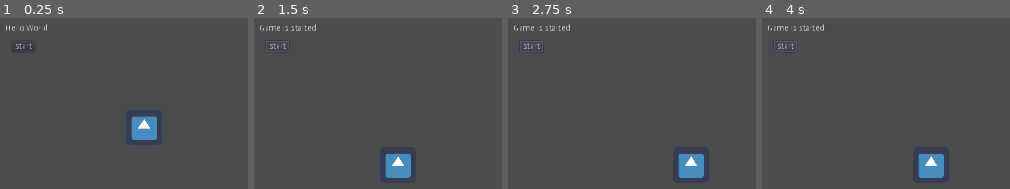
Above: before the commit, frames 1-4 (left to right).
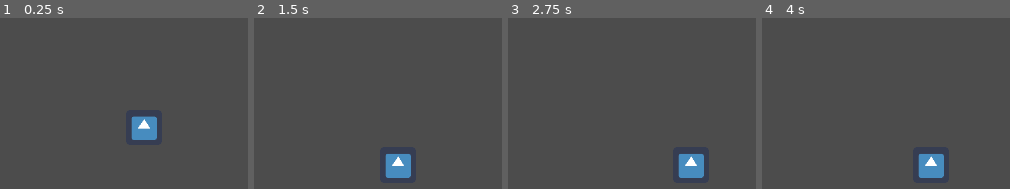
Above: after the commit, the same moments.

Repository: schnuet/ld-game-2020-4
Game: Godot game, scene res://rooms/PhysicsTestRoom.tscn
The game is run twice, just before and just after one commit, with the same random seed, the same clock (stepped at 60 frames per second) and the same inputs. This scene is started directly instead of the project's main scene. The engine's default icon, where the game draws it, is replaced by a stand-in: a white triangle on a blue panel in a dark square.
Inputs (mouse positions are in pixels of both pictures, inside the frame that each line leads up to):
- Up to frame 1 (0.25 s): no input
- Up to frame 2 (1.5 s): click (276, 47) at 0.5 s, where only the run before the commit has a clickable "start"; click (276, 47) at 1.25 s, where only the run before the commit has a clickable "start"
- Up to frame 3 (2.75 s): tap Enter at 2 s; hold D (right) from 2.03 s (still down)
- Up to frame 4 (4 s): release D (right) at 2.78 s; hold A (left) 2.78-3.53 s; hold D (right) from 3.53 s (still down)

The runs differ from the first frame. In frame 1, 0.3% of the frame differs, in the area x 2-19%, y 3-19%; in frame 2, 0.5%, in the area x 2-25%, y 3-20%; in frame 3, 0.5%; in frame 4, 0.5%.

Commit message:
Cleanup PhysicsTestRoom

Diff:
--- a/rooms/PhysicsTestRoom.tscn
+++ b/rooms/PhysicsTestRoom.tscn
@@ -3,34 +3,14 @@
 [ext_resource path="res://rooms/start.gd" type="Script" id=1]
 [ext_resource path="res://objects/Character.tscn" type="PackedScene" id=2]
 
-[sub_resource type="RectangleShape2D" id=2]
+[sub_resource type="RectangleShape2D" id=1]
 extents = Vector2( 17.3278, 177.462 )
 
-[sub_resource type="RectangleShape2D" id=3]
+[sub_resource type="RectangleShape2D" id=2]
 extents = Vector2( 240.177, 38.593 )
 
 [node name="Node2D" type="Node2D"]
 script = ExtResource( 1 )
-
-[node name="Label" type="Label" parent="."]
-margin_left = 431.025
-margin_top = 197.23
-margin_right = 507.025
-margin_bottom = 211.23
-text = "Hello World"
-__meta__ = {
-"_edit_use_anchors_": false
-}
-
-[node name="Button" type="Button" parent="."]
-margin_left = 442.883
-margin_top = 226.842
-margin_right = 483.883
-margin_bottom = 246.842
-text = "start"
-__meta__ = {
-"_edit_use_anchors_": false
-}
 
 [node name="KinematicBody2D" parent="." instance=ExtResource( 2 )]
 
@@ -38,12 +18,11 @@
 position = Vector2( 924.022, 381.812 )
 
 [node name="CollisionShape2D" type="CollisionShape2D" parent="StaticBody2D"]
-shape = SubResource( 2 )
+shape = SubResource( 1 )
 
 [node name="StaticBody2D2" type="StaticBody2D" parent="."]
 position = Vector2( 594.612, 614.99 )
 
 [node name="CollisionShape2D" type="CollisionShape2D" parent="StaticBody2D2"]
 position = Vector2( 72.1741, -94.3815 )
-shape = SubResource( 3 )
-[connection signal="pressed" from="Button" to="." method="_on_Button_pressed"]
+shape = SubResource( 2 )
--- a/rooms/start.gd
+++ b/rooms/start.gd
@@ -14,8 +14,3 @@
 # Called every frame. 'delta' is the elapsed time since the previous frame.
 #func _process(delta):
 #	pass
-
-
-func _on_Button_pressed():
-	get_node("Label").text = "Game is started.";
-	print ("Button was pressed.");
